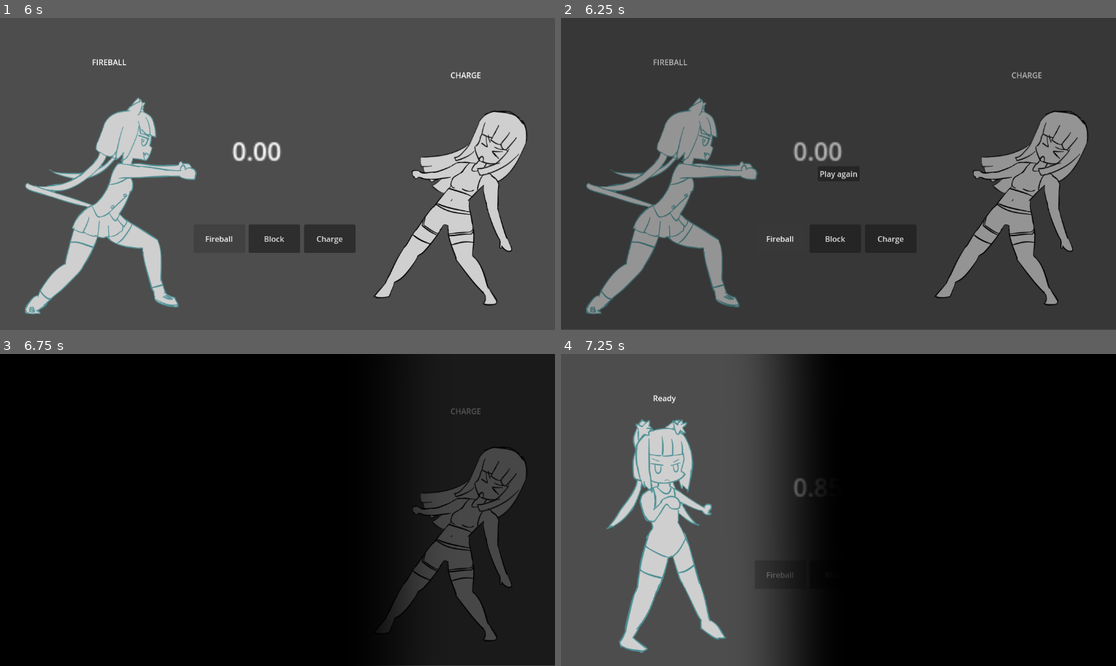
Above: before the commit, frames 1-4 (two rows, left to right).
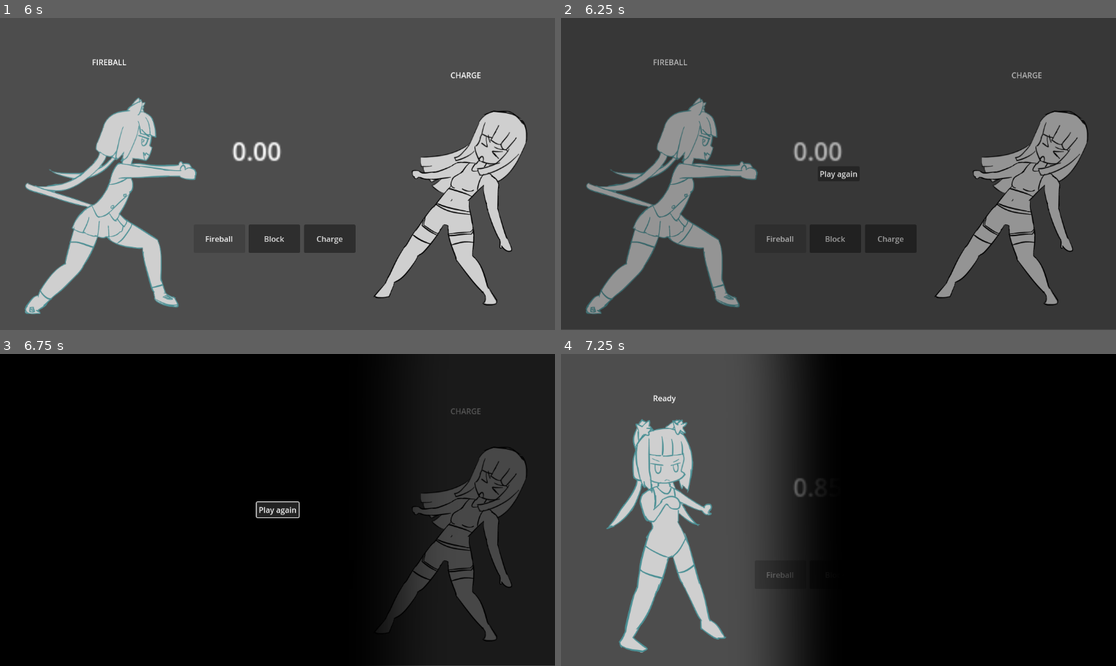
Above: after the commit, the same moments.

Repository: BeatMil/TobPaCharge
Game: Godot game, scene res://scenes/battle.tscn
Same seed, same stepped clock (60 frames per second), same inputs: the game is played once before the commit and once after it.
Inputs:
- Up to frame 1 (6 s): click "Block" at 0.5 s; click "Charge" at 1.25 s; click "Block" at 2 s; click "Charge" at 2.75 s; click "Block" at 3.5 s; click "Fireball" at 4.25 s; click "Fireball" at 5 s; click "Fireball" at 5.75 s
- Up to frame 2 (6.25 s): no input
- Up to frame 3 (6.75 s): click "Play again" at 6.5 s
- Up to frame 4 (7.25 s): no input

Frame 1 is identical in both runs. In frame 2, 0.1% of the frame differs, in the area x 37-62%, y 69-73%; in frame 3, 0.4%, in the area x 46-55%, y 47-53%; in frame 4, nothing differs.

Commit message:
Fix restart menu's canvaslayer's layer
restart menu was not on top of player's buttons
when changed to be on top, it prevent player's button interaction
therefore, visibility of restart is turn off then turn on when needed

Diff:
--- a/nodes/restart_menu.tscn
+++ b/nodes/restart_menu.tscn
@@ -28,6 +28,18 @@
 "update": 1,
 "values": [false]
 }
+tracks/2/type = "value"
+tracks/2/imported = false
+tracks/2/enabled = true
+tracks/2/path = NodePath(".:visible")
+tracks/2/interp = 1
+tracks/2/loop_wrap = true
+tracks/2/keys = {
+"times": PackedFloat32Array(0),
+"transitions": PackedFloat32Array(1),
+"update": 1,
+"values": [true]
+}
 
 [sub_resource type="Animation" id="Animation_g7mgk"]
 resource_name = "fade_in"
@@ -50,6 +62,18 @@
 tracks/1/interp = 1
 tracks/1/loop_wrap = true
 tracks/1/keys = {
+"times": PackedFloat32Array(0),
+"transitions": PackedFloat32Array(1),
+"update": 1,
+"values": [true]
+}
+tracks/2/type = "value"
+tracks/2/imported = false
+tracks/2/enabled = true
+tracks/2/path = NodePath(".:visible")
+tracks/2/interp = 1
+tracks/2/loop_wrap = true
+tracks/2/keys = {
 "times": PackedFloat32Array(0),
 "transitions": PackedFloat32Array(1),
 "update": 1,
--- a/scenes/battle.tscn
+++ b/scenes/battle.tscn
@@ -9,6 +9,7 @@
 script = ExtResource("1_o5j4i")
 
 [node name="CanvasLayer" type="CanvasLayer" parent="."]
+layer = 10
 
 [node name="RestartMenu" parent="CanvasLayer" instance=ExtResource("2_leiyv")]
 current_scene = "res://scenes/battle.tscn"
--- a/scripts/restart_menu.gd
+++ b/scripts/restart_menu.gd
@@ -2,6 +2,10 @@
 
 
 @export var current_scene: String
+
+
+func _ready():
+	visible = false
 
 
 func _on_button_pressed():
